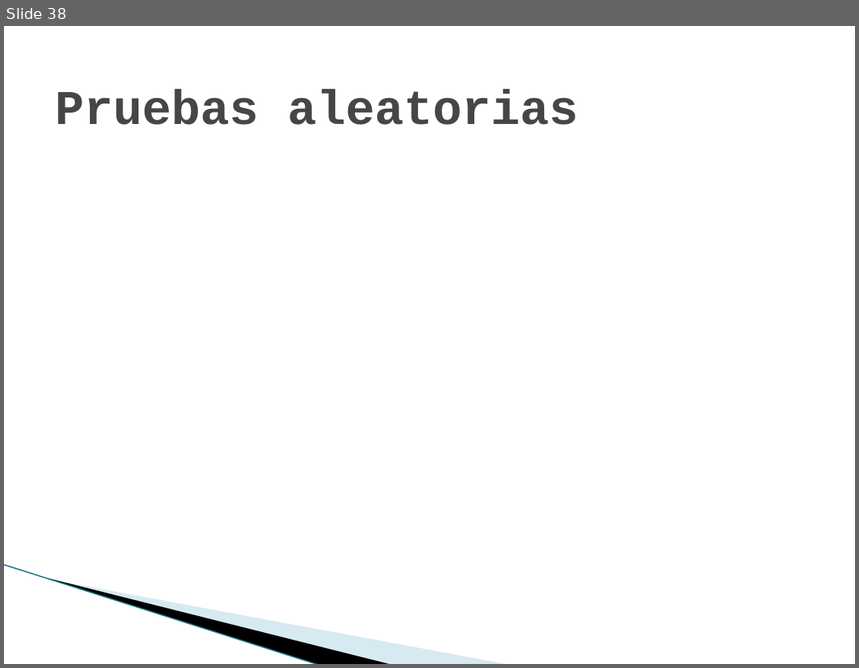
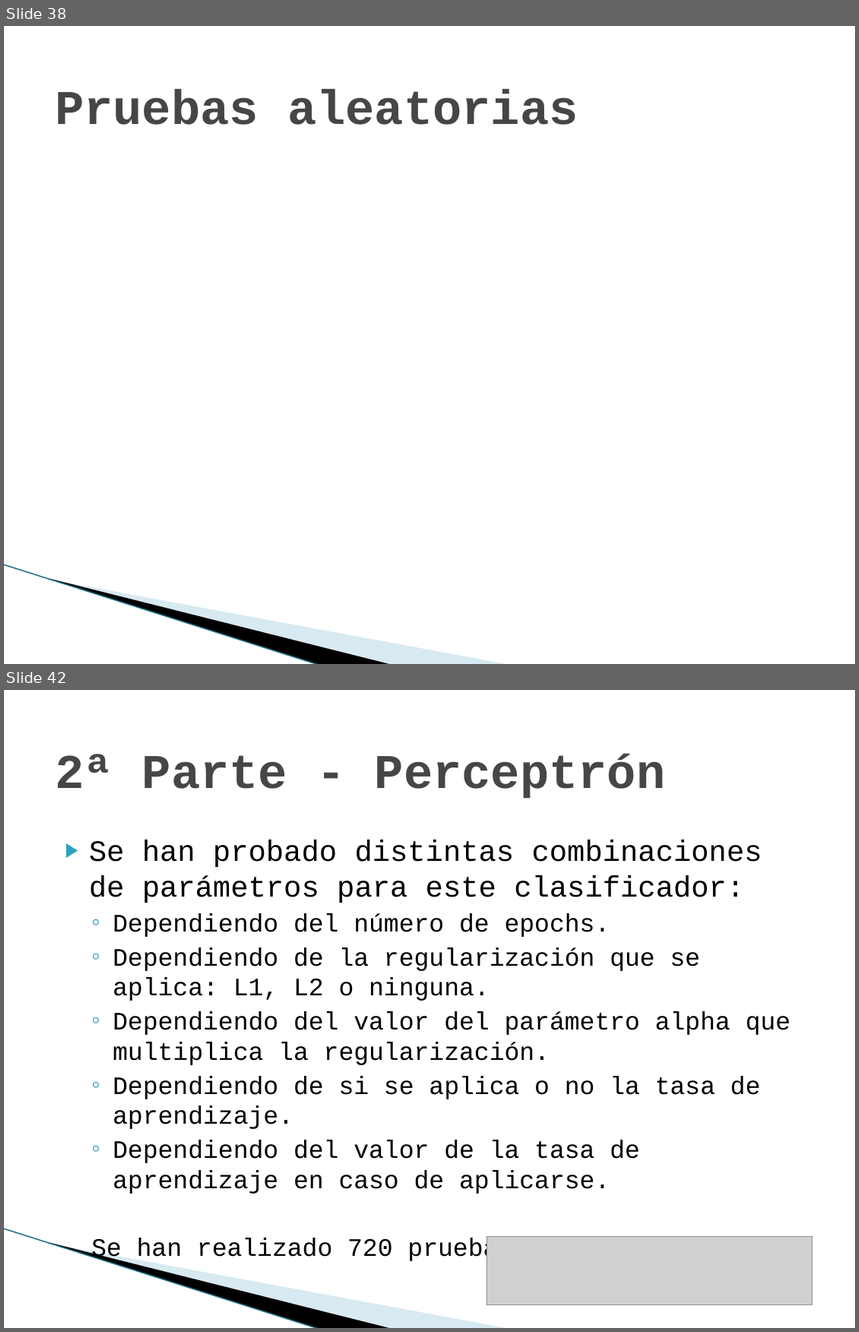
Before and after one commit to joapingut/aia-1718-t3, a slide deck: presentacion3.pptx. Shown one above the other, each under a label of ours: slide 38 before the commit, slides 38 and 42 after it; the slides between them are not shown. The pictures are 859x668 and 859x1332 pixels, drawn with LibreOffice and Linux fonts; fonts in the diff are those of the drawing; grey boxes stand for pictures; background and template pictures are left out. Boxes give left, top, right and bottom in pixels: in the first picture for what was removed or moved away, otherwise in the second. Text is boxed around its words. In the diff, an @@ line names an element or a change of style, - is before the commit and + after.

```diff
--- a/presentacion3.pptx
+++ b/presentacion3.pptx
@@ slide 42 added at <box>4,690,855,1328</box>, background #FFFFFF; not listed: 3 template elements that a slide beside it also shows @@
@@ title added at <box>55,753,666,799</box>, 41 pt, text #464646, bold @@
+2ª Parte - Perceptrón
@@ text added at <box>89,840,791,1264</box>, 21.3 pt, text #000000 @@
+▶ Se han probado distintas combinaciones de parámetros para este clasificador:
+  ◦ Dependiendo del número de epochs.
+  ◦ Dependiendo de la regularización que se aplica: L1, L2 o ninguna.
+  ◦ Dependiendo del valor del parámetro alpha que multiplica la regularización.
+  ◦ Dependiendo de si se aplica o no la tasa de aprendizaje.
+  ◦ Dependiendo del valor de la tasa de aprendizaje en caso de aplicarse.
+  Se han realizado 720 pruebas en este caso.
@@ picture added at <box>487,1237,813,1306</box> @@
```
Also in this commit, not shown: 1 slide changed, 13 other slides added.
